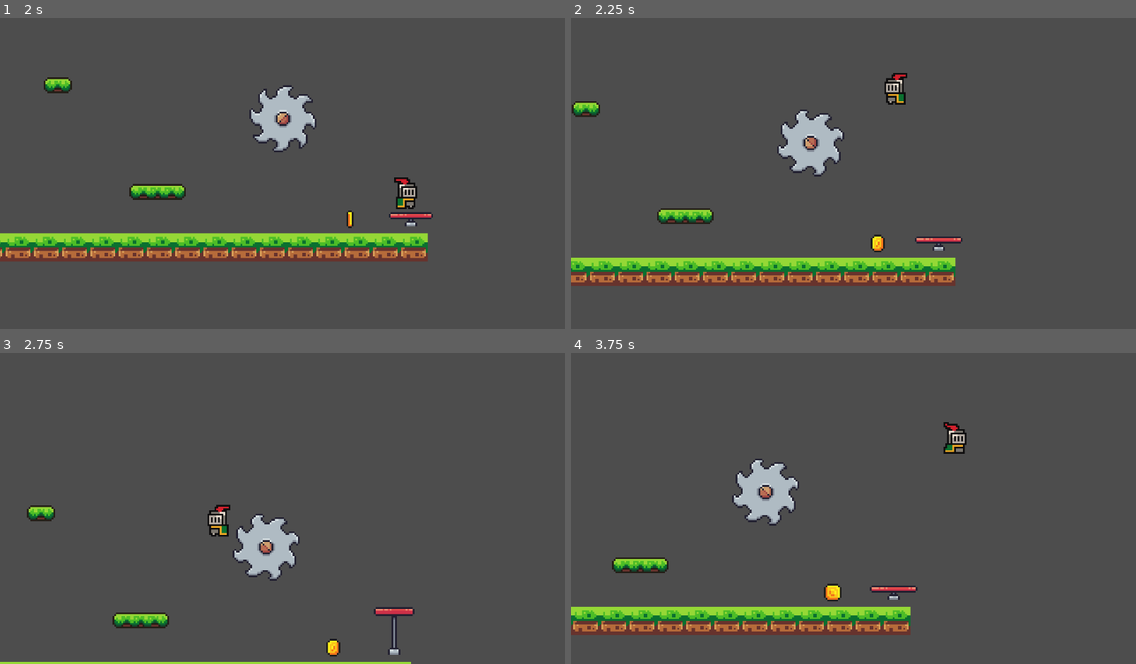
Above: before the commit, frames 1-4 (two rows, left to right).
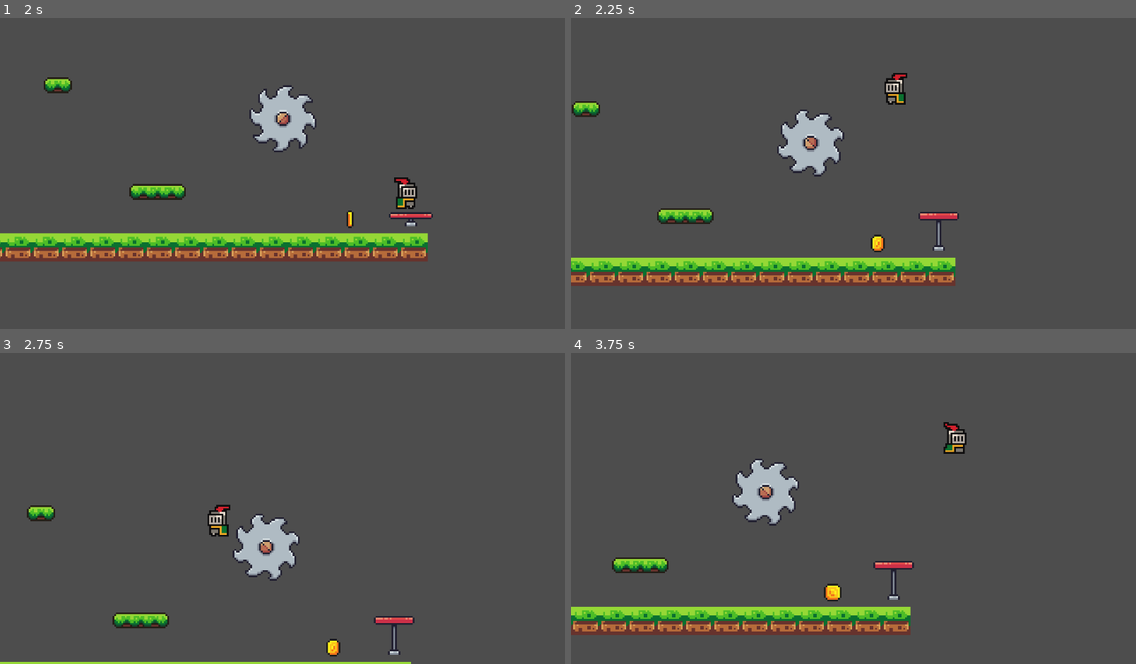
Above: after the commit, the same moments.

Repository: Parth-Agrawal2412/knight_on_the_platform_Source_code
Game: Godot game, scene res://Scenes/game.tscn
Same seed, same stepped clock (60 frames per second), same inputs: the game is played once before the commit and once after it.
Inputs:
- Up to frame 1 (2 s): hold Right (Right) from 0.53 s (still down); tap Space (Jump) at 0.77, 1.52 s
- Up to frame 2 (2.25 s): release Right (Right) at 2.03 s; hold Left (Left) from 2.03 s (still down)
- Up to frame 3 (2.75 s): keep holding Left (Left)
- Up to frame 4 (3.75 s): release Left (Left) at 2.78 s; hold Right (Right) from 2.78 s (still down); tap Space (Jump) at 3.02 s

Frame 1 is identical in both runs. In frame 2, 0.4% of the frame differs, in the area x 60-70%, y 62-74%; in frame 3, 0.4%; in frame 4, 0.4%.

Commit message:
Update Animation In trampoline

Diff:
--- a/Scenes/trampoline.tscn
+++ b/Scenes/trampoline.tscn
@@ -11,14 +11,6 @@
 [sub_resource type="AtlasTexture" id="AtlasTexture_kmfs6"]
 atlas = ExtResource("2_cds2q")
 region = Rect2(0, 0, 28, 28)
-
-[sub_resource type="AtlasTexture" id="AtlasTexture_72gq3"]
-atlas = ExtResource("2_cds2q")
-region = Rect2(168, 0, 28, 28)
-
-[sub_resource type="AtlasTexture" id="AtlasTexture_4u03g"]
-atlas = ExtResource("2_cds2q")
-region = Rect2(140, 0, 28, 28)
 
 [sub_resource type="AtlasTexture" id="AtlasTexture_8yc3u"]
 atlas = ExtResource("2_cds2q")
@@ -51,12 +43,6 @@
 "texture": SubResource("AtlasTexture_kmfs6")
 }, {
 "duration": 1.0,
-"texture": SubResource("AtlasTexture_72gq3")
-}, {
-"duration": 1.0,
-"texture": SubResource("AtlasTexture_4u03g")
-}, {
-"duration": 1.0,
 "texture": SubResource("AtlasTexture_8yc3u")
 }, {
 "duration": 1.0,
@@ -67,6 +53,15 @@
 }, {
 "duration": 1.0,
 "texture": SubResource("AtlasTexture_t8ysj")
+}, {
+"duration": 1.0,
+"texture": SubResource("AtlasTexture_y2go5")
+}, {
+"duration": 1.0,
+"texture": SubResource("AtlasTexture_7mf4p")
+}, {
+"duration": 1.0,
+"texture": SubResource("AtlasTexture_8yc3u")
 }, {
 "duration": 1.0,
 "texture": SubResource("AtlasTexture_kmfs6")
